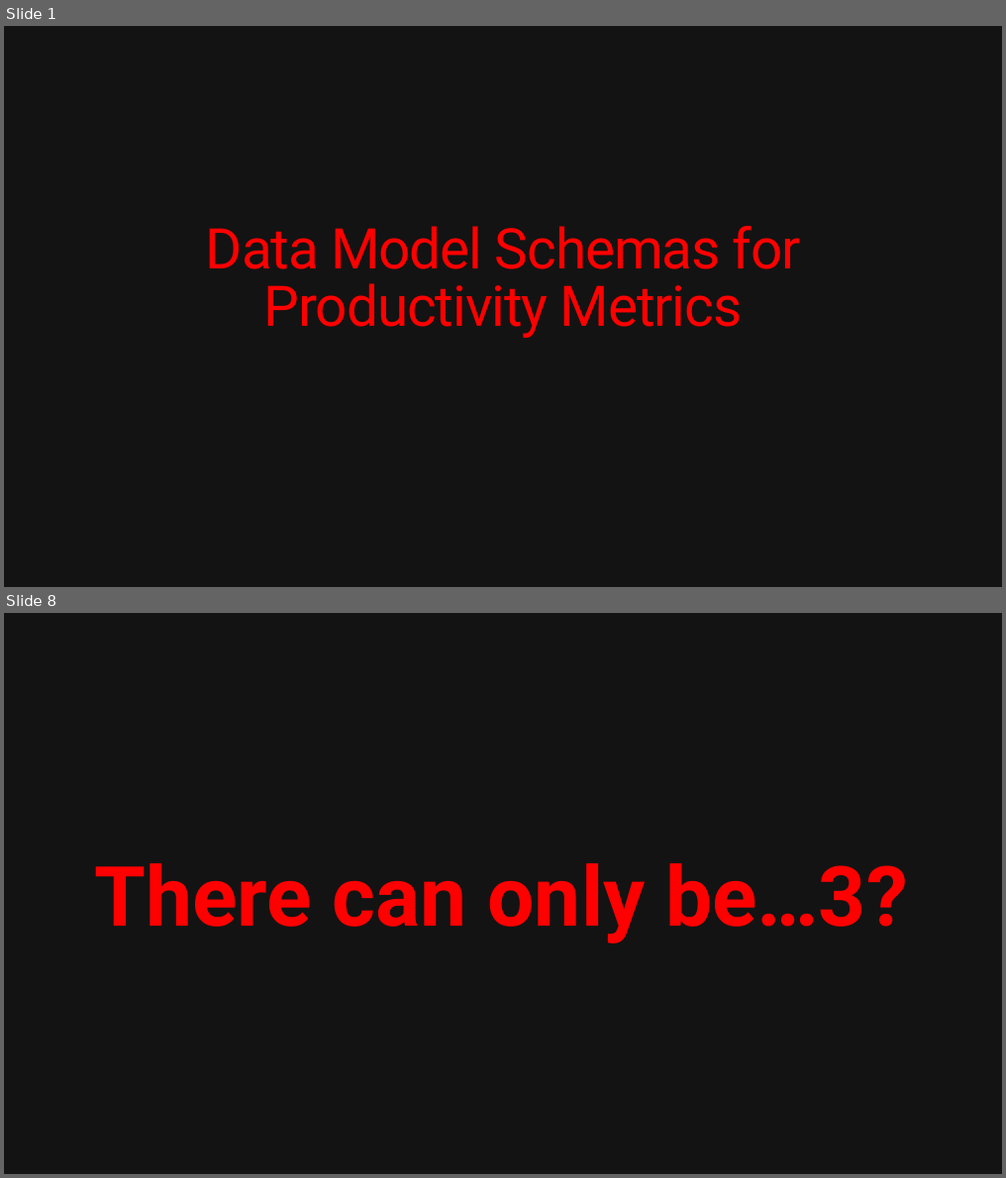
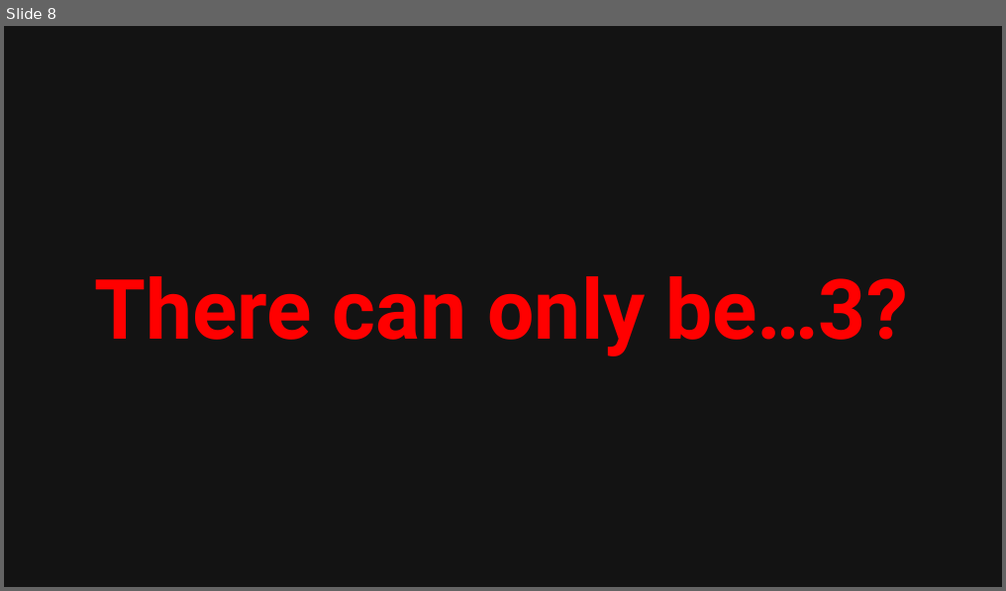
Before and after one commit to srellister/sdev2801, a slide deck: Assignment 3/Tech Doc Presentation.pptx. Shown one above the other, each under a label of ours: slides 1 and 8 before the commit, slide 8 after it; the slides between them are not shown. The pictures are 1006x1178 and 1006x591 pixels, drawn with LibreOffice and Linux fonts; fonts in the diff are those of the drawing. Boxes give left, top, right and bottom in pixels: in the first picture for what was removed or moved away, otherwise in the second. Text is boxed around its words. In the diff, an @@ line names an element or a change of style, - is before the commit and + after.

```diff
--- a/Assignment 3/Tech Doc Presentation.pptx
+++ b/Assignment 3/Tech Doc Presentation.pptx
@@ slide 1 removed at <box>4,26,1002,587</box>, background #131313 @@
@@ title removed at <box>206,226,801,338</box> @@
-Data Model Schemas for Productivity Metrics
```
Also in this commit, not shown: 3 slides changed, 5 slides added, 23 other slides removed, 1 other file.
